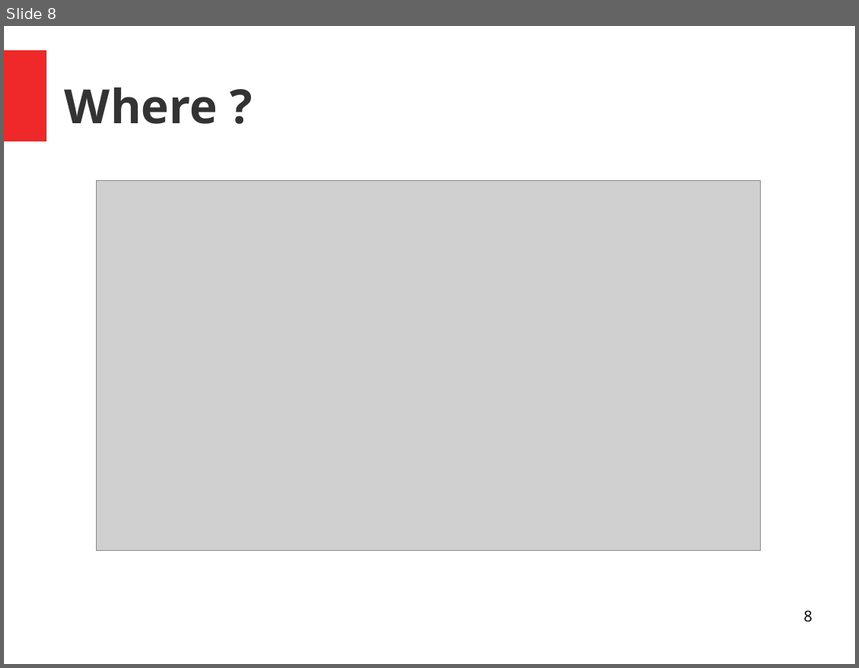
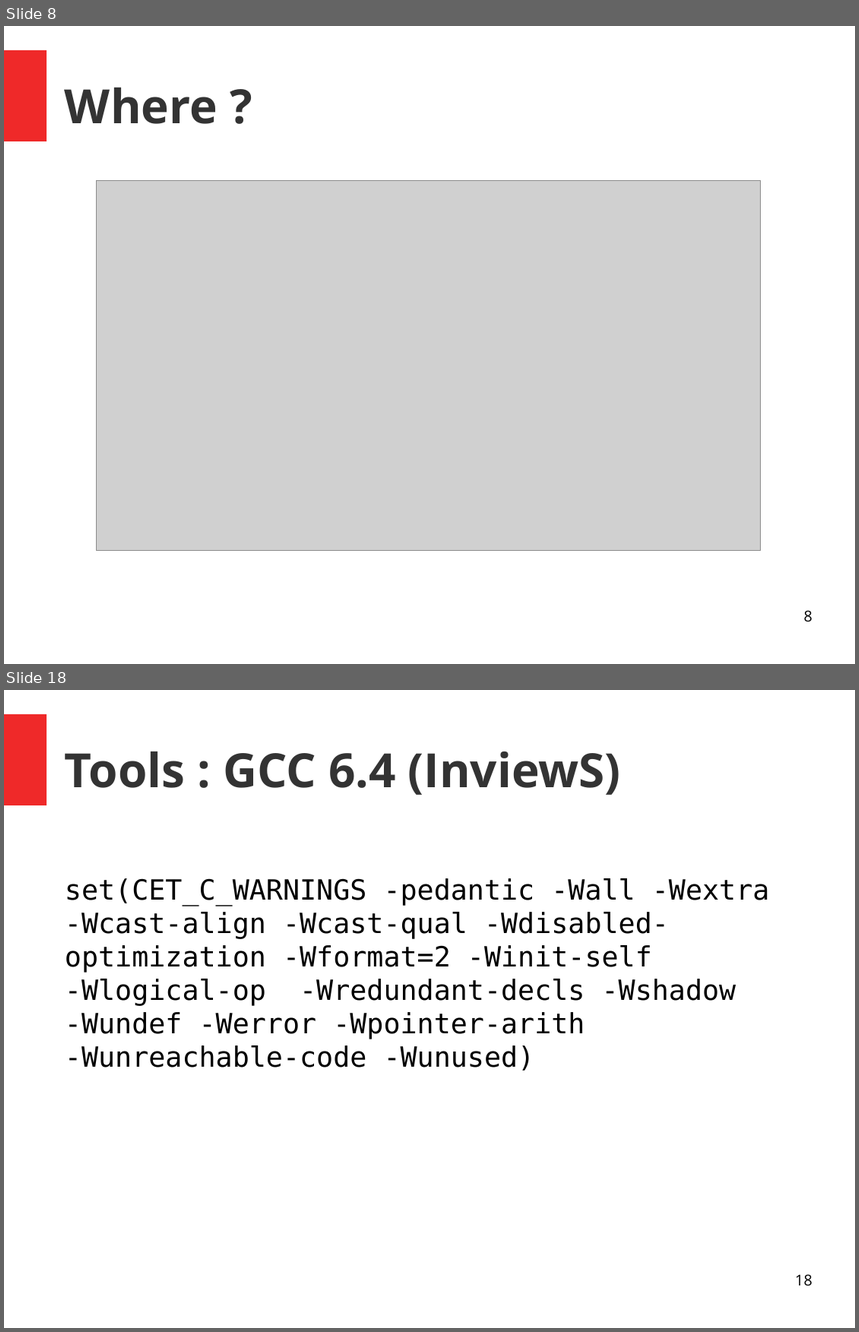
Before and after one commit to PandaChauve/StaticAnalysisTests, a slide deck: Untitled 1.odp. Shown one above the other, each under a label of ours: slide 8 before the commit, slides 8 and 18 after it; the slides between them are not shown. The pictures are 859x668 and 859x1332 pixels, drawn with LibreOffice and Linux fonts; fonts in the diff are those of the drawing; grey boxes stand for pictures. Boxes give left, top, right and bottom in pixels: in the first picture for what was removed or moved away, otherwise in the second. Text is boxed around its words. In the diff, an @@ line names an element or a change of style, - is before the commit and + after.

```diff
--- a/Untitled 1.odp
+++ b/Untitled 1.odp
@@ slide 18 added at (4, 690, 855, 1328), background #FFFFFF; not listed: 1 template element that a slide beside it also shows @@
@@ title added at (65, 752, 621, 795), 44 pt, text #333333, bold @@
+Tools : GCC 6.4 (InviewS)
@@ text added at (65, 878, 770, 1071), 26 pt, text #000000 @@
+set(CET_C_WARNINGS -pedantic -Wall -Wextra -Wcast-align -Wcast-qual -Wdisabled-optimization -Wformat=2 -Winit-self -Wlogical-op -Wredundant-decls -Wshadow -Wundef -Werror -Wpointer-arith -Wunreachable-code -Wunused)
@@ page number added at (795, 1274, 813, 1287), 14 pt, text #000000 @@
+18
```
Also in this commit, not shown: 1 slide changed, 21 other slides added, 1 slide removed, 1 other file.
